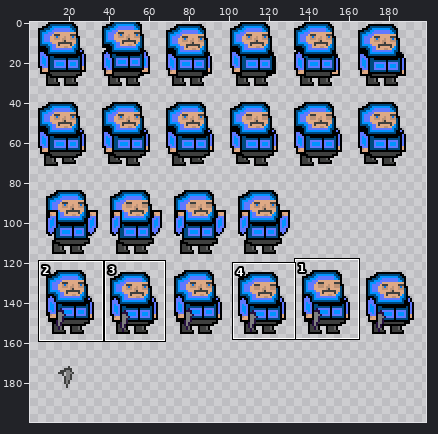
Two versions of one sprite sheet, Assets/Sprites/SpriteSprite.png. The first picture is a wide view before the edit; the outline marks the close-up.
Close-up. Earlier state:
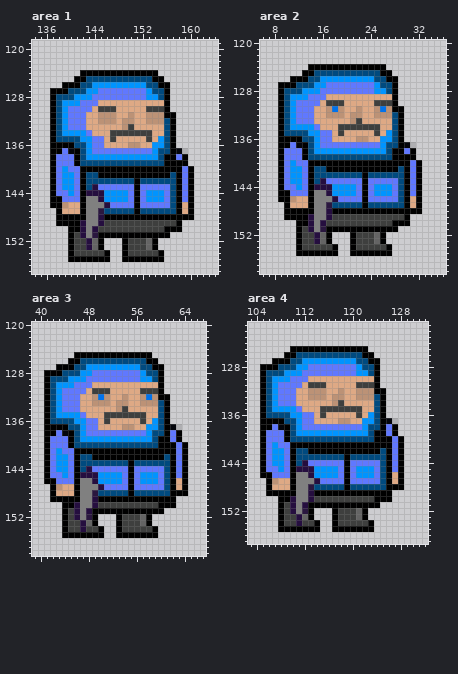
The file is 256x224 pixels. Colours within 5 levels of each other are drawn and written as one. Shown: area 1: x 134..164, y 119..157; area 2: x 6..36, y 120..158; area 3: x 39..67, y 120..158; area 4: x 103..132, y 121..157. The wide view leaves out empty margins. The commit also changed other parts of the picture, which this record leaves out.
The result:
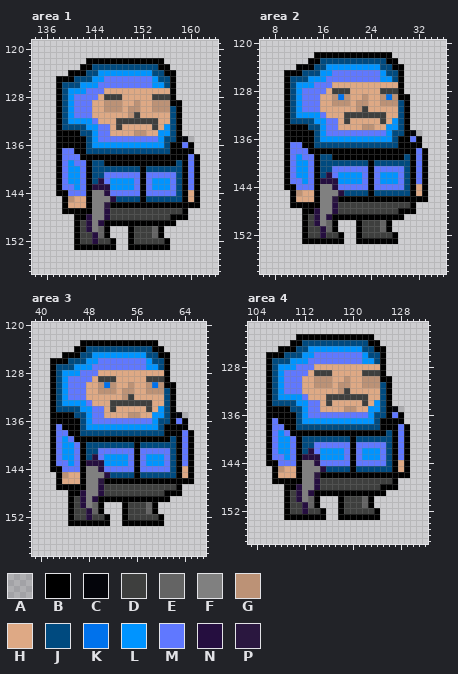
Palette (. is transparent): A #00000025  B #000000  C #04050b  D #3e3f3e  E #646464  F #808080  G #bc9276  H #dea985  J #004a7f  K #0072ec  L #0094ff  M #6078ff  N #250e3f  P #2a173f
The edit:
Changed rows in their new state; - is an unchanged pixel.
Area 1:
first column x 137:
122 ------BBBBBBBBBBBBB------
123 -----BBJJJJJJJJJJJBB-----
124 ---BB-JJLLLLLLLLLJJBB----
125 -BBBJJ-LLMMMMMMMMLJJB----
126 -BJJJLL-MMMMMMMMMLLJB----
127 .-JLLLMM-HHHHHHHHHHHB----
128 .B-LMMM-HDDDHHHHHDDDB----
129 .BJ-M--H-GGG--G--GGGBB---
130 .BJL----HGGG-GG-HGGGJB---
131 .BJL--M-HHH---D-HHHHJB---
132 .BJLLLLMHHHDDDDDDDHHJB---
133 .BJJJJLLMM-DHH---D-LJB---
134 .BBBBJJLMMHHHHGGH-LLJB---
135 .BBBBBJL-MMMMMMMMM--JBCA-
136 .---BBJLLLLLLLLLL----BMB-
137 .--M-BJJJJJJJJJJJJ---BBB-
138 .B--MBBBBBBBBBBBBBB--B-MB
139 .B-LMMB--BBBBBBBBBB--J-MB
140 .BMLLM-JJJJJJJJ-JJJJJJBMB
141 .BM-LMB-JMMMMMM-MMMMMJBMB
142 .BM-LMB-NMLLLLMBMLLLMJBMB
143 .BMMLMB-NNLLLLMB-LLLMJBMB
144 .BBM-MBFFNMMM-MBMMM-MJBHB
145 ..BGHHB-FFNJJJJBJJJJ-JBHB
146 ..B--HB--PBBBB-BBBBBB-B-B
147 -.BBB-B-FNDDDDDDDDDDDDB.-
148 -...--N-FNDDDDDDDDDD---.-
149 -...-DN--BBBBBBBBBBBB.---
150 ---.-DNFEB...B---EB...---
151 ---.BDDNE-...-DDDE-.-----
152 ---.B-DNDDB-.B--DDDB-----
153 ---.BBBB-BB-.BBBB-BB-----
154 ---.......--.......------
155 ---.......--.......------
Area 2:
first column x 9:
122 ------BBBBBBBBBBBBB------
123 -----BBJJJJJJJJJJJBB-----
124 ---BB-JJLLLLLLLLLJJBB----
125 -BBBJJ-LLMMMMMMMMLJJB----
126 -BJJJLL-MMMMMMMMMLLJB----
127 .-JLLLMM-HHHHHHHHHHHB----
128 .B-LMMM-HDDDHHHHHDDDB----
129 .BJ-M--H-GKG--G--GKGBB---
130 .BJL----HGGG-GG-HGGGJB---
131 .BJL--M-HHH---D-HHHHJB---
132 .BJLLLLMHHHDDDDDDDHHJB---
133 .BJJJJLLMM-DHH---D-LJB---
134 .BBBBJJLMMHHHHGGH-LLJB---
135 .BBBBBJL-MMMMMMMMM--JBCA-
136 .---BBJLLLLLLLLLL----BMB-
137 .--M-BJJJJJJJJJJJJ---BBB-
138 .B--MBBBBBBBBBBBBBB--B-MB
139 .B-LMMB--BBBBBBBBBB--J-MB
140 .BMLLM-JJJJJJJJ-JJJJJJBMB
141 .BM-LMB-JMMMMMM-MMMMMJBMB
142 .BM-LMB-NMLLLLMBMLLLMJBMB
143 .BMMLMB-NNLLLLMB-LLLMJBMB
144 .BBM-MBFFNMMM-MBMMM-MJBHB
145 ..BGHHB-FFNJJJJBJJJJ-JBHB
146 ..B--HB--PBBBB-BBBBBB-B-B
147 -.BBB-B-FNDDDDDDDDDDDDB.-
148 -...--N-FNDDDDDDDDDD---.-
149 -...-DN--BBBBBBBBBBBB.---
150 ---.-DNFEB...B---EB...---
151 ---.BDDNE-...-DDDE-.-----
152 ---.B-DNDDB-.B--DDDB-----
153 ---.BBBB-BB-.BBBB-BB-----
154 ---.......--.......------
155 ---.......--.......------
Area 3:
first column x 41:
123 ------BBBBBBBBBBBBB------
124 -----BBJJJJJJJJJJJBB-----
125 ---BB-JJLLLLLLLLLJJBB----
126 -BBBJJ-LLMMMMMMMMLJJB----
127 -BJJJLL-MMMMMMMMMLLJB----
128 .-JLLLMM-HHHHHHHHHHHB----
129 .B-LMMM-HDDDHHHHHDDDB----
130 .BJ-M--H-GKG--G--GKGBB---
131 .BJL----HGGG-GG-HGGGJB---
132 .BJL--M-HHH---D-HHHHJB---
133 .BJLLLLMHHHDDDDDDDHHJB---
134 .BJJJJLLMM-DHH---D-LJB---
135 .BBBBJJLMMHHHHGGH-LLJBCA-
136 .BBBBBJL-MMMMMMMMM--JBMB-
137 .-M-BBJLLLLLLLLLL----BBB-
138 .--M-BJJJJJJJJJJJJ---B-MB
139 .B-LMBBBBBBBBBBBBBB--J-MB
140 .B-LLMB--------B---JJJBMB
141 .BMLLM-JJMMMMMM-MMMMMJBMB
142 .BM-LMB-NMLLLLM-MLLLMJBMB
143 .BMMLMBNNNLLLLMBMLLLMJBMB
144 .BBM-MBFFN----MB----MJBHB
145 ..BGHHBFFFNJJJJBJJJJ-JBHB
146 ..BHHHB-FPBBBB-BBBBBB-B-B
147 -.BBB-B---DDDDDDDDDDDDB.-
148 -...B-N-FNDDDDDDDDDDB--.-
149 -...-DN--------------.---
150 ---.-DN-EB...B---EB...---
151 ---.BDD-E-...-DDDE-.-----
152 ---.BDDNDDB-.B--DDDB-----
153 ---.BBBB-BB-.BBBB-BB-----
154 ---.......--.......------
155 ---.......--.......------
Area 4:
first column x 105:
123 ------BBBBBBBBBBBBB------
124 -----BBJJJJJJJJJJJBB-----
125 ---BB-JJLLLLLLLLLJJBB----
126 -BBBJJ-LLMMMMMMMMLJJB----
127 -BJJJLL-MMMMMMMMMLLJB----
128 .-JLLLMM-HHHHHHHHHHHB----
129 .B-LMMM-HDDDHHHHHDDDB----
130 .BJ-M--H-GGG--G--GGGBB---
131 .BJL----HGGG-GG-HGGGJB---
132 .BJL--M-HHH---D-HHHHJB---
133 .BJLLLLMHHHDDDDDDDHHJB---
134 .BJJJJLLMM-DHH---D-LJB---
135 .BBBBJJLMMHHHHGGH-LLJBCA-
136 .BBBBBJL-MMMMMMMMM--JBMB-
137 .-M-BBJLLLLLLLLLL----BBB-
138 .--M-BJJJJJJJJJJJJ---B-MB
139 .B-LMBBBBBBBBBBBBBB--J-MB
140 .B-LLMB--------B---JJJBMB
141 .BMLLM-JJMMMMMM-MMMMMJBMB
142 .BM-LMB-NMLLLLM-MLLLMJBMB
143 .BMMLMBNNNLLLLMBMLLLMJBMB
144 .BBM-MBFFN----MB----MJBHB
145 ..BGHHBFFFNJJJJBJJJJ-JBHB
146 ..BHHHB-FPBBBB-BBBBBB-B-B
147 -.BBB-B---DDDDDDDDDDDDB.-
148 -...B-N-FNDDDDDDDDDDB--.-
149 -...-DN--------------.---
150 ---.-DN-EB...B---EB...---
151 ---.BDD-E-...-DDDE-.-----
152 ---.BDDNDDB-.B--DDDB-----
153 ---.BBBB-BB-.BBBB-BB-----
154 ---.......--.......------
155 ---.......--.......------
Boxes around the changes in both close-ups, in picture pixels (x1, y1, x2, y2):
changed: (50, 58, 200, 262)
changed: (278, 52, 428, 256)
changed: (44, 340, 194, 538)
changed: (260, 334, 410, 532)
